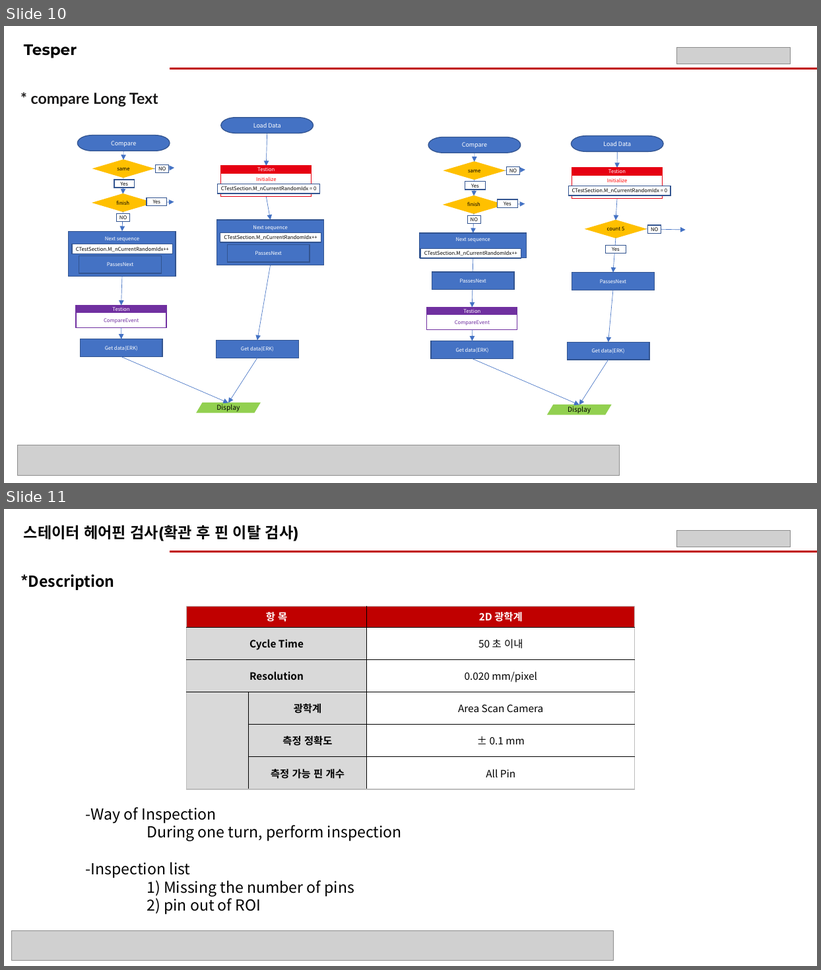
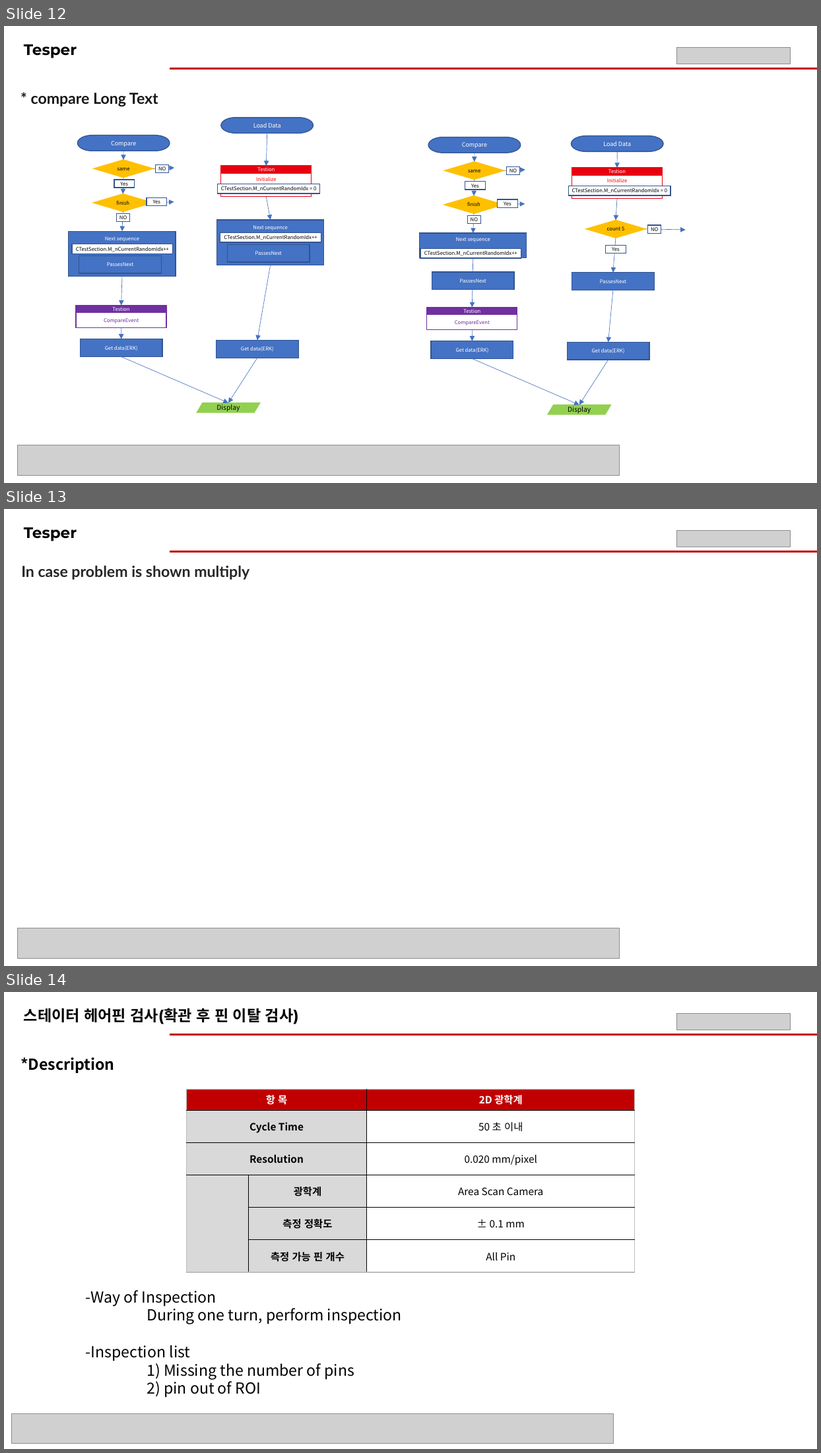
Before and after one commit to j-dean/TesPerRespository, a slide deck: Document/Tesper_StoryBoard_250809.pptx. Shown one above the other, each under a label of ours: slides 10 and 11 before the commit, slides 12, 13 and 14 after it. The pictures are 821x970 and 821x1453 pixels, drawn with LibreOffice and Linux fonts; fonts in the diff are those of the drawing; grey boxes stand for pictures. Boxes give left, top, right and bottom in pixels: in the first picture for what was removed or moved away, otherwise in the second. Text is boxed around its words. In the diff, an @@ line names an element or a change of style, - is before the commit and + after.

```diff
--- a/Document/Tesper_StoryBoard_250809.pptx
+++ b/Document/Tesper_StoryBoard_250809.pptx
@@ slide 13 added at [4, 509, 817, 966], background #FFFFFF @@
@@ text added at [24, 527, 77, 541], 18 pt, text #000000, bold @@
+Tesper
@@ picture added at [677, 530, 790, 547] @@
@@ text added at [21, 566, 250, 580], 18 pt, text #262626, bold @@
+In case problem is shown multiply
@@ line added from (170, 552) to (817, 552), #C00000 2.25 pt @@
@@ picture added at [18, 929, 620, 958] @@
@@ what was slide 10 is now slide 12 @@
@@ what was slide 11 is now slide 14 @@
```
Also in this commit, not shown: 2 other slides added, 29 other files.
